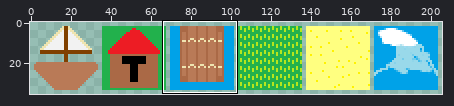
Edited in one commit: sprite sheet (res/sprites/spritesheet.png). Above: a wide view before the commit, with the close-up outlined.
Close-up. The starting point:
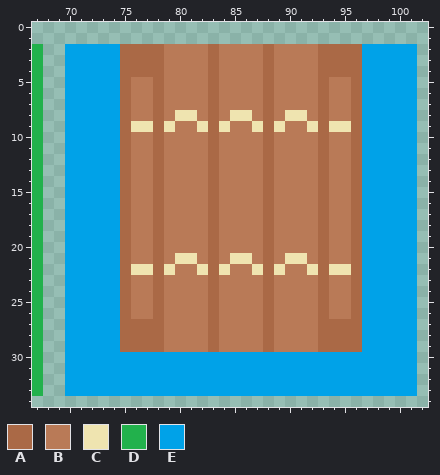
The file is 206x36 pixels. Colours within 5 levels of each other are drawn and written as one. Shown: x 67..102, y 0..34. The commit also changed other parts of the picture, which this record leaves out.
Palette (. is transparent): A #aa6946  B #b97a57  C #efe4b0  D #22b14c  E #00a2e8
Pixels before, first column x 67:
 2 D..EEEEEAAAABBBBABBBBABBBBAAAAEEEEE
 3 D..EEEEEAAAABBBBABBBBABBBBAAAAEEEEE
 4 D..EEEEEAAAABBBBABBBBABBBBAAAAEEEEE
 5 D..EEEEEABBABBBBABBBBABBBBABBAEEEEE
 6 D..EEEEEABBABBBBABBBBABBBBABBAEEEEE
 7 D..EEEEEABBABBBBABBBBABBBBABBAEEEEE
 8 D..EEEEEABBABCCBABCCBABCCBABBAEEEEE
 9 D..EEEEEACCACBBCACBBCACBBCACCAEEEEE
10 D..EEEEEABBABBBBABBBBABBBBABBAEEEEE
11 D..EEEEEABBABBBBABBBBABBBBABBAEEEEE
12 D..EEEEEABBABBBBABBBBABBBBABBAEEEEE
13 D..EEEEEABBABBBBABBBBABBBBABBAEEEEE
14 D..EEEEEABBABBBBABBBBABBBBABBAEEEEE
15 D..EEEEEABBABBBBABBBBABBBBABBAEEEEE
16 D..EEEEEABBABBBBABBBBABBBBABBAEEEEE
17 D..EEEEEABBABBBBABBBBABBBBABBAEEEEE
18 D..EEEEEABBABBBBABBBBABBBBABBAEEEEE
19 D..EEEEEABBABBBBABBBBABBBBABBAEEEEE
20 D..EEEEEABBABBBBABBBBABBBBABBAEEEEE
21 D..EEEEEABBABCCBABCCBABCCBABBAEEEEE
22 D..EEEEEACCACBBCACBBCACBBCACCAEEEEE
23 D..EEEEEABBABBBBABBBBABBBBABBAEEEEE
24 D..EEEEEABBABBBBABBBBABBBBABBAEEEEE
25 D..EEEEEABBABBBBABBBBABBBBABBAEEEEE
26 D..EEEEEABBABBBBABBBBABBBBABBAEEEEE
27 D..EEEEEAAAABBBBABBBBABBBBAAAAEEEEE
28 D..EEEEEAAAABBBBABBBBABBBBAAAAEEEEE
29 D..EEEEEAAAABBBBABBBBABBBBAAAAEEEEE
30 D..EEEEEEEEEEEEEEEEEEEEEEEEEEEEEEEE
31 D..EEEEEEEEEEEEEEEEEEEEEEEEEEEEEEEE
32 D..EEEEEEEEEEEEEEEEEEEEEEEEEEEEEEEE
33 D..EEEEEEEEEEEEEEEEEEEEEEEEEEEEEEEE
The same view after the edit:
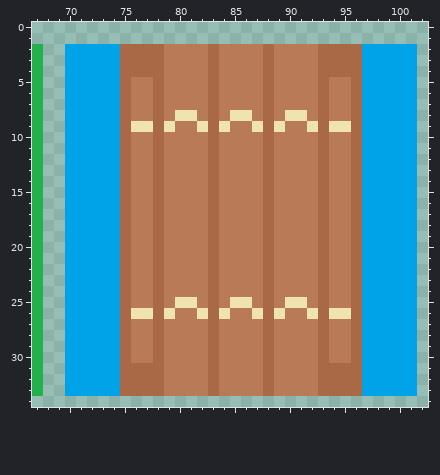
Changes in this commit:
{"y":21,"x":80,"old":"CC","new":"BB"}
{"y":21,"x":85,"old":"CC","new":"BB"}
{"y":21,"x":90,"old":"CC","new":"BB"}
{"y":22,"x":76,"old":"CC","new":"BB"}
{"y":22,"x":79,"old":"C","new":"B"}
{"y":22,"x":82,"old":"C","new":"B"}
{"y":22,"x":84,"old":"C","new":"B"}
{"y":22,"x":87,"old":"C","new":"B"}
{"y":22,"x":89,"old":"C","new":"B"}
{"y":22,"x":92,"old":"C","new":"B"}
{"y":22,"x":94,"old":"CC","new":"BB"}
{"y":25,"x":80,"old":"BB","new":"CC"}
{"y":25,"x":85,"old":"BB","new":"CC"}
{"y":25,"x":90,"old":"BB","new":"CC"}
{"y":26,"x":76,"old":"BB","new":"CC"}
{"y":26,"x":79,"old":"B","new":"C"}
{"y":26,"x":82,"old":"B","new":"C"}
{"y":26,"x":84,"old":"B","new":"C"}
{"y":26,"x":87,"old":"B","new":"C"}
{"y":26,"x":89,"old":"B","new":"C"}
{"y":26,"x":92,"old":"B","new":"C"}
{"y":26,"x":94,"old":"BB","new":"CC"}
{"y":27,"x":76,"old":"AA","new":"BB"}
{"y":27,"x":94,"old":"AA","new":"BB"}
{"y":28,"x":76,"old":"AA","new":"BB"}
{"y":28,"x":94,"old":"AA","new":"BB"}
{"y":29,"x":76,"old":"AA","new":"BB"}
{"y":29,"x":94,"old":"AA","new":"BB"}
{"y":30,"x":75,"old":"EEEEEEEEEEEEEEEEEEEEEE","new":"ABBABBBBABBBBABBBBABBA"}
{"y":31,"x":75,"old":"EEEEEEEEEEEEEEEEEEEEEE","new":"AAAABBBBABBBBABBBBAAAA"}
{"y":32,"x":75,"old":"EEEEEEEEEEEEEEEEEEEEEE","new":"AAAABBBBABBBBABBBBAAAA"}
{"y":33,"x":75,"old":"EEEEEEEEEEEEEEEEEEEEEE","new":"AAAABBBBABBBBABBBBAAAA"}
